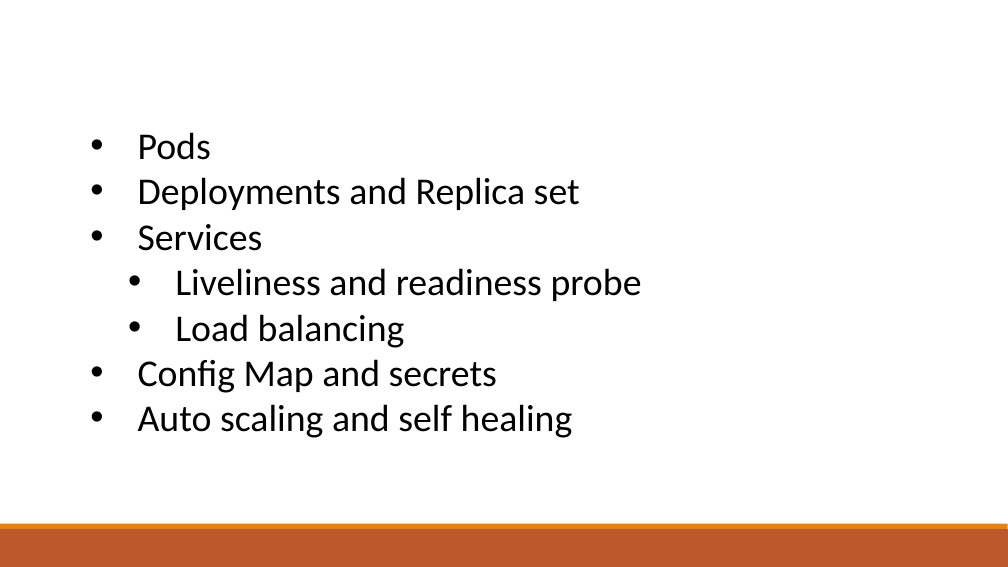
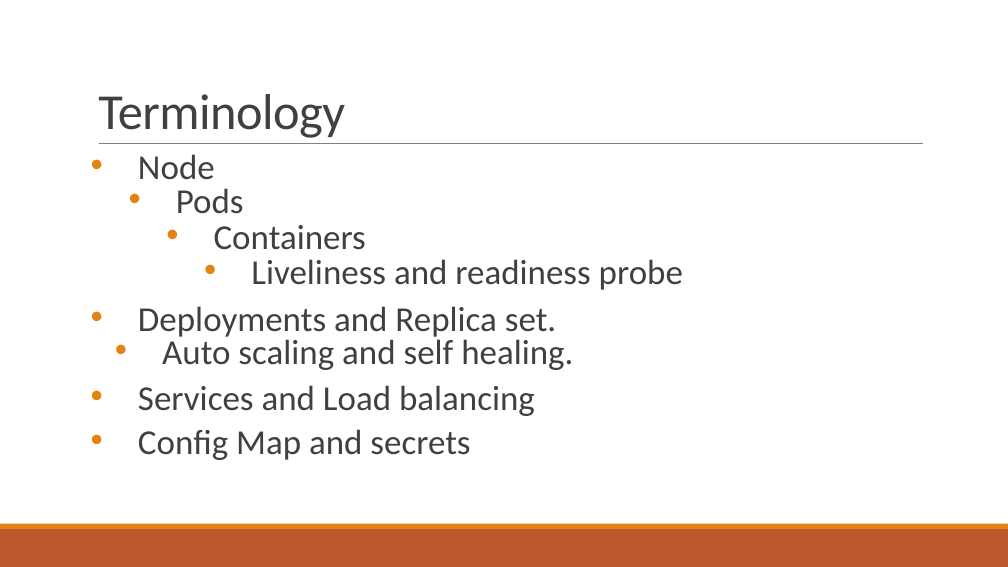
Before and after one commit to talktoamitdhir/kube, a slide deck: slide 4 of Understanding_Kubernetes/Kubernetes.pptx (slide 8 before the commit). Drawn at 1008x567 pixels with LibreOffice and Linux fonts; fonts in the diff are those of the drawing. Boxes give left, top, right and bottom in pixels: in the first picture for what was removed or moved away, otherwise in the second. Text is boxed around its words. In the diff, an @@ line names an element or a change of style, - is before the commit and + after.

```diff
--- a/Understanding_Kubernetes/Kubernetes.pptx
+++ b/Understanding_Kubernetes/Kubernetes.pptx
@@ title added at box(98, 94, 345, 138), 48 pt, text #404040 @@
+Terminology
@@ line added from (99, 144) to (923, 144), #808080 0.5 pt @@
@@ text "Node": place and size @@
-text "Node" at box(138, 132, 642, 438)
+text "Node" at box(138, 154, 683, 460)
@@ text at box(138, 154, 215, 180): paragraph added @@
+• Node
@@ text at box(138, 188, 683, 460): size 36 to 33.3 pt, text colour #000000 to #404040 in "Pods", "Liveliness and readiness probe", "Config Map and secrets"; list level 1 to 2 in "Pods"; line spacing 1 to 0.7; list level 2 to 4 in "Liveliness and readiness probe"; more space between paragraphs @@
@@ text at box(214, 225, 366, 250): text changed; size 36 to 33.3 pt; text colour #000000 to #404040 @@
-• Deployments and Replica set
-• Services
+    • Containers
@@ text at box(138, 306, 573, 416): text changed; size 36 to 33.3 pt; text colour #000000 to #404040 @@
-  • Load balancing
+• Deployments and Replica set.
+  • Auto scaling and self healing.
+• Services and Load balancing
@@ text at box(138, 404, 573, 438): paragraph removed @@
-• Auto scaling and self healing
```
Also in this commit, not shown: 1 other slide changed, 2 slides added, 2 slides removed, 5 other files.
